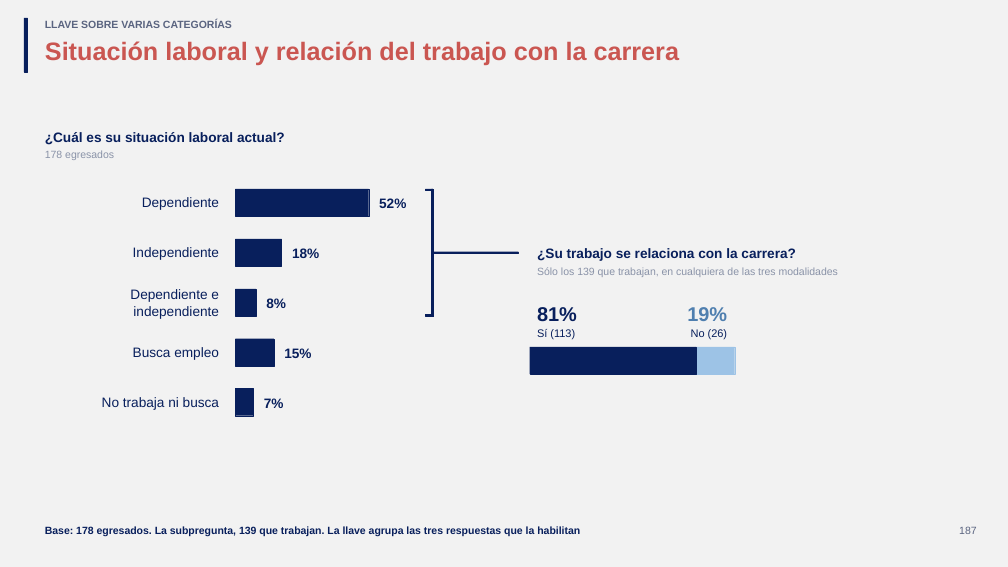
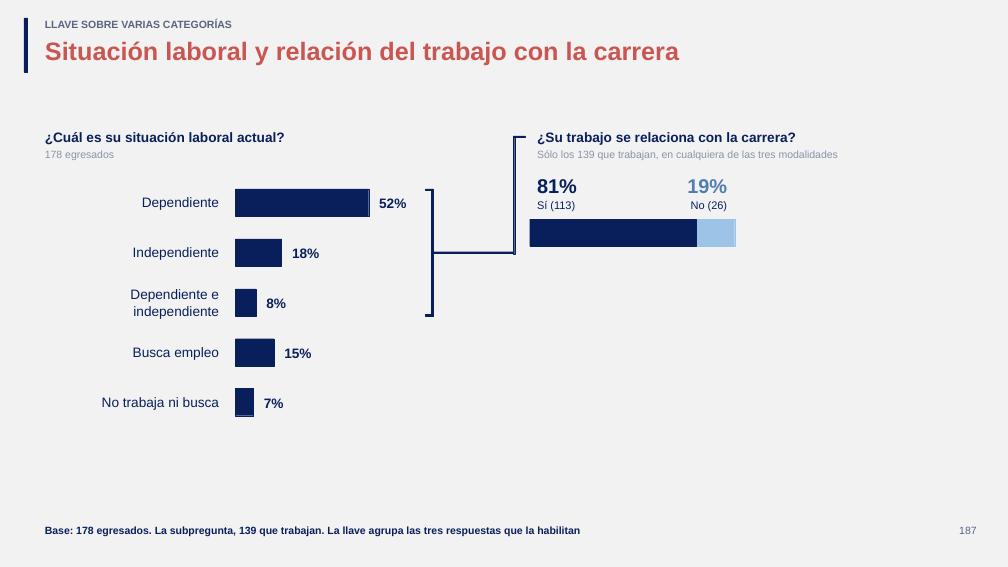
Before and after one commit to GonzaloAlmendariz/prosecnur-app, a slide deck: slide 187 of docs/qa/motor-ppt-2026-10-06/4-recetario/recetario-moderna.pptx. Drawn at 1008x567 pixels with LibreOffice and Linux fonts; fonts in the diff are those of the drawing; background and template pictures are left out. Boxes give left, top, right and bottom in pixels: in the first picture for what was removed or moved away, otherwise in the second. Text is boxed around its words. In the diff, an @@ line names an element or a change of style, - is before the commit and + after.

```diff
--- a/docs/qa/motor-ppt-2026-10-06/4-recetario/recetario-moderna.pptx
+++ b/docs/qa/motor-ppt-2026-10-06/4-recetario/recetario-moderna.pptx
@@ rectangle added at box(513, 137, 515, 254), fill #081F5C, outline #081F5C 0.25 pt @@
@@ rectangle added at box(513, 136, 526, 138), fill #081F5C, outline #081F5C 0.25 pt @@
@@ text "¿Su trabajo se relaciona con ...": place and size @@
-text "¿Su trabajo se relaciona con ..." at box(537, 248, 796, 261)
+text "¿Su trabajo se relaciona con ..." at box(537, 132, 796, 145)
@@ text "Sólo los 139 que trabajan, ...": place and size @@
-text "Sólo los 139 que trabajan, ..." at box(537, 267, 838, 277)
+text "Sólo los 139 que trabajan, ..." at box(537, 150, 838, 160)
@@ 4 texts, 2 rectangles: place and size @@
-4 texts, 2 rectangles at box(530, 307, 735, 374)
+4 texts, 2 rectangles at box(530, 179, 735, 247)
@@ rectangle: place and size @@
-rectangle at box(432, 252, 519, 253)
+rectangle at box(432, 252, 513, 253)
```
Also in this commit, not shown: 3 other slides changed, 8 other files.
